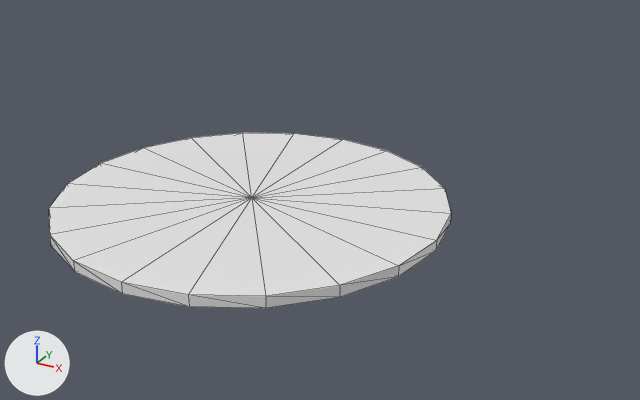
One commit to the OBJ model models/areas/gulp/flesh_0_-2.obj: the scene before it, then after it.
Camera for both pictures: a camera (50 mm lens) standing at (20.6, -9.0, 16.1) and looking at (3.6, 21.9, 0.7). The axes (+X, +Y, +Z) are drawn at lower left. The lights are the same throughout. The first picture is the older version. Mesh edges are drawn as thin lines. Where no turn or scale is listed for an object, it has been applied to the vertices. Vertices at exactly the same position are counted once.

In view in the first picture: 'flesh_0_-2'.
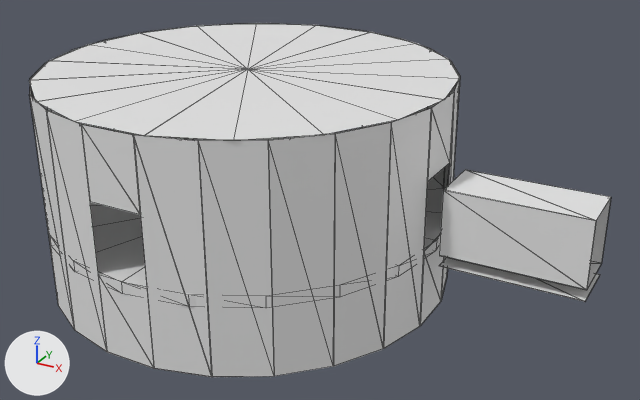
Location of each change, [x1, y1, x2, y2] in pixels of the pictures (640 x 400 px):
'flesh_0_-2', reshaped (45% wider, 102% taller)
    before: [49, 133, 451, 308]
    after: [29, 23, 611, 377]
part 1 of me_flesh_0__2, added
    after: [29, 23, 611, 377]

Patch to the scene script:
```diff
--- a/models/areas/gulp/flesh_0_-2.obj.py
+++ b/models/areas/gulp/flesh_0_-2.obj.py
@@ me_flesh_0__2 @@
 # used by ob_flesh_0__2; location = (0.0, 0.0, 0.0)
-me_flesh_0__2.from_pydata(...)  # 61 vertices, 92 faces; spans x -9.0..9.0, y 13.0..31.0, z -0.5..0.0
+me_flesh_0__2.from_pydata(...)  # 335 vertices, 276 faces; spans x -9.0..15.4, y 13.0..31.0, z -3.5..6.0
+# me_flesh_0__2 part 1
+# 166 vertices are added at x -9.0..15.4, y 13.1..30.9, z -3.5..6.0
+# 64 new vertices lie (0.0, 0.0, 9.5) away from vertices in x -8.9..8.9, y 13.1..30.9, z -3.5
+# 8 new vertices lie (0.0, 0.0, 3.5) away from vertices in x -8.9..8.9, y 13.1..30.9, z -3.5
+# 8 new vertices lie (0.0, 0.0, -3.0) away from vertices in x -8.9..8.9, y 13.1..30.9, z 6.0
+# 20 new vertices lie (0.0, 2.4, 0.0) away from vertices in x -8.9..15.4, y 20.8, z -3.5..6.0
+# 8 new vertices lie (2.4, 0.0, 0.0) away from vertices in x -1.2, y 13.1..30.9, z -3.5..6.0
+# 184 new faces join them
```
